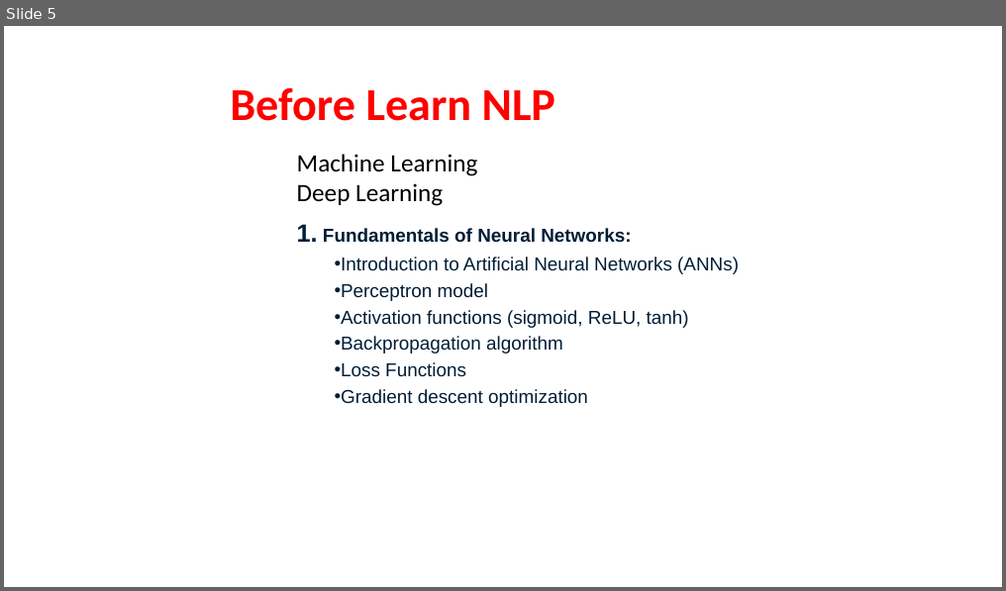
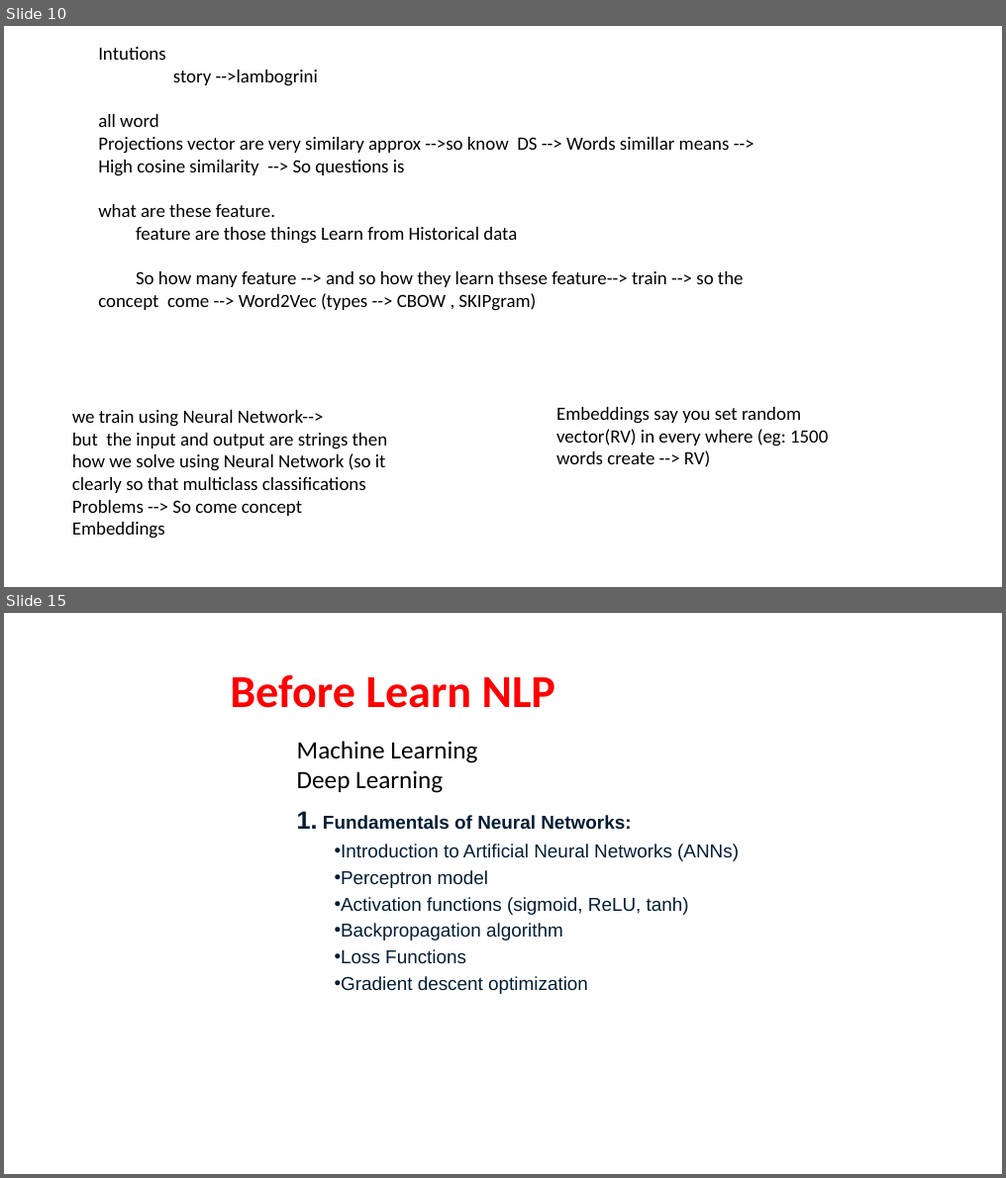
Before and after one commit to shahil04/ds_materials, a slide deck: 9.Deep_learning/class_10_Text_Nltk_Spacy.pptx. Shown one above the other, each under a label of ours: slide 5 before the commit, slides 10 and 15 after it; the slides between them are not shown. The pictures are 1006x591 and 1006x1178 pixels, drawn with LibreOffice and Linux fonts; fonts in the diff are those of the drawing. Boxes give left, top, right and bottom in pixels: in the first picture for what was removed or moved away, otherwise in the second. Text is boxed around its words. In the diff, an @@ line names an element or a change of style, - is before the commit and + after.

```diff
--- a/9.Deep_learning/class_10_Text_Nltk_Spacy.pptx
+++ b/9.Deep_learning/class_10_Text_Nltk_Spacy.pptx
@@ slide 10 added at box(4, 26, 1002, 587), background #FFFFFF @@
@@ text added at box(98, 47, 744, 311), 18 pt, text #000000 @@
+Intutions
+story -->lambogrini
+all word
+Projections vector are very similary approx -->so know DS --> Words simillar means --> High cosine similarity --> So questions is
+what are these feature.
+feature are those things Learn from Historical data
+So how many feature --> and so how they learn thsese feature--> train --> so the concept come --> Word2Vec (types --> CBOW , SKIPgram)
@@ text added at box(72, 410, 388, 539), 18 pt, text #000000 @@
+we train using Neural Network-->
+but the input and output are strings then how we solve using Neural Network (so it clearly so that multiclass classifications Problems --> So come concept Embeddings
@@ text added at box(556, 407, 828, 468), 18 pt, text #000000 @@
+Embeddings say you set random vector(RV) in every where (eg: 1500 words create --> RV)
@@ what was slide 5 is now slide 15 @@
```
Also in this commit, not shown: 1 slide changed, 10 other slides added, 19 other files.
